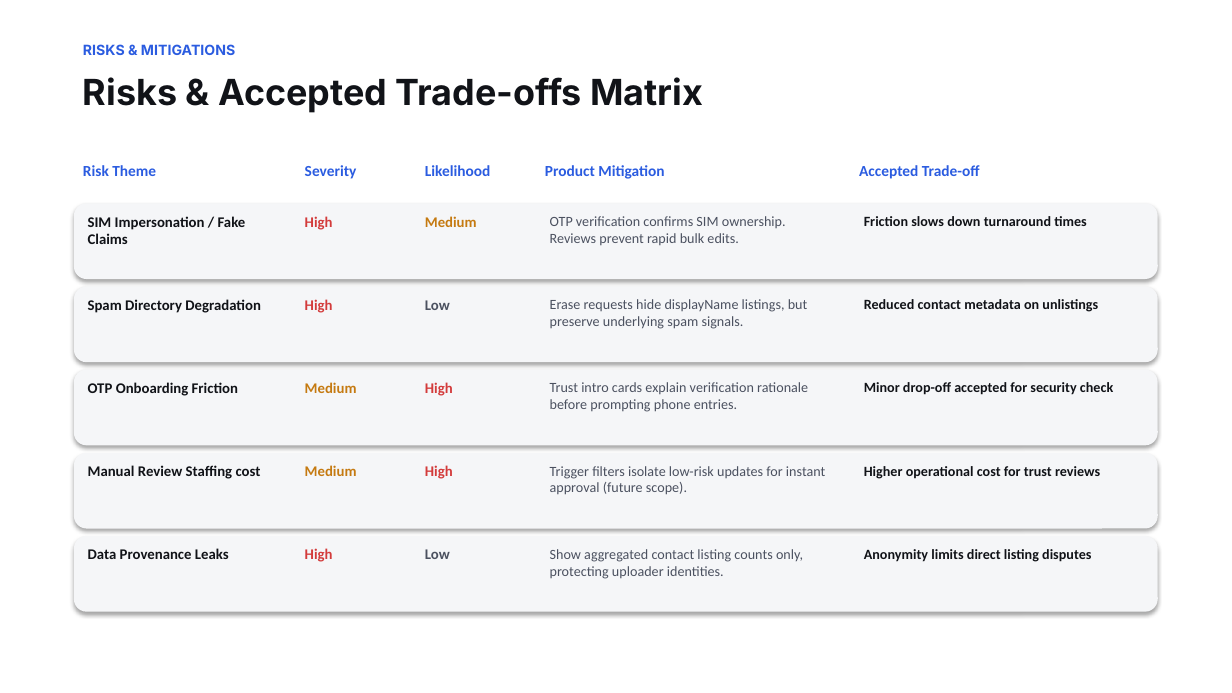
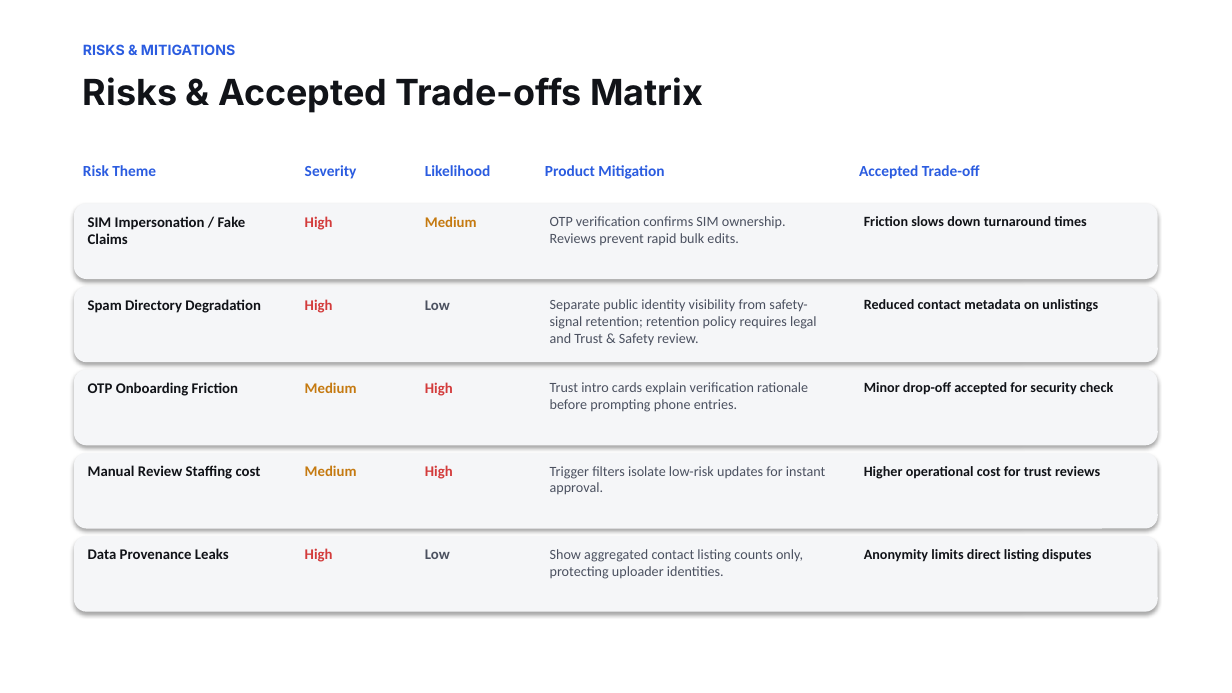
Before and after one commit to srikar2908/identity-rights-center, a slide deck: slide 10 of Truecaller_Identity_Rights_Center_Product_Thinking_Deck.pptx. Drawn at 1232x693 pixels with LibreOffice and Linux fonts; fonts in the diff are those of the drawing. Boxes give left, top, right and bottom in pixels: in the first picture for what was removed or moved away, otherwise in the second. Text is boxed around its words. In the diff, an @@ line names an element or a change of style, - is before the commit and + after.

Commit message:
update: visual analytics, legal framing, rollout gates, and trade-offs

```diff
--- a/Truecaller_Identity_Rights_Center_Product_Thinking_Deck.pptx
+++ b/Truecaller_Identity_Rights_Center_Product_Thinking_Deck.pptx
@@ text at (550,299,817,345): text changed @@
-Erase requests hide displayName listings, but preserve underlying spam signals.
+Separate public identity visibility from safety-signal retention; retention policy requires legal and Trust & Safety review.
@@ text at (550,466,825,495): text changed @@
-Trigger filters isolate low-risk updates for instant approval (future scope).
+Trigger filters isolate low-risk updates for instant approval.
```
Also in this commit, not shown: 6 other slides changed.
